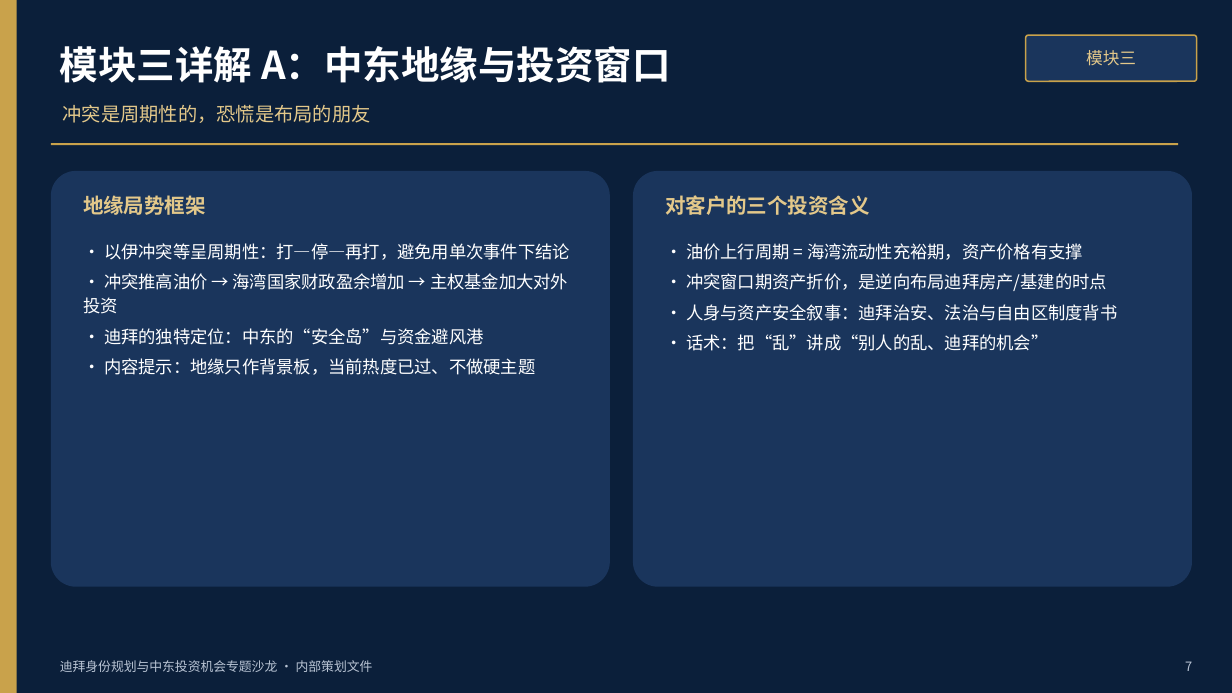
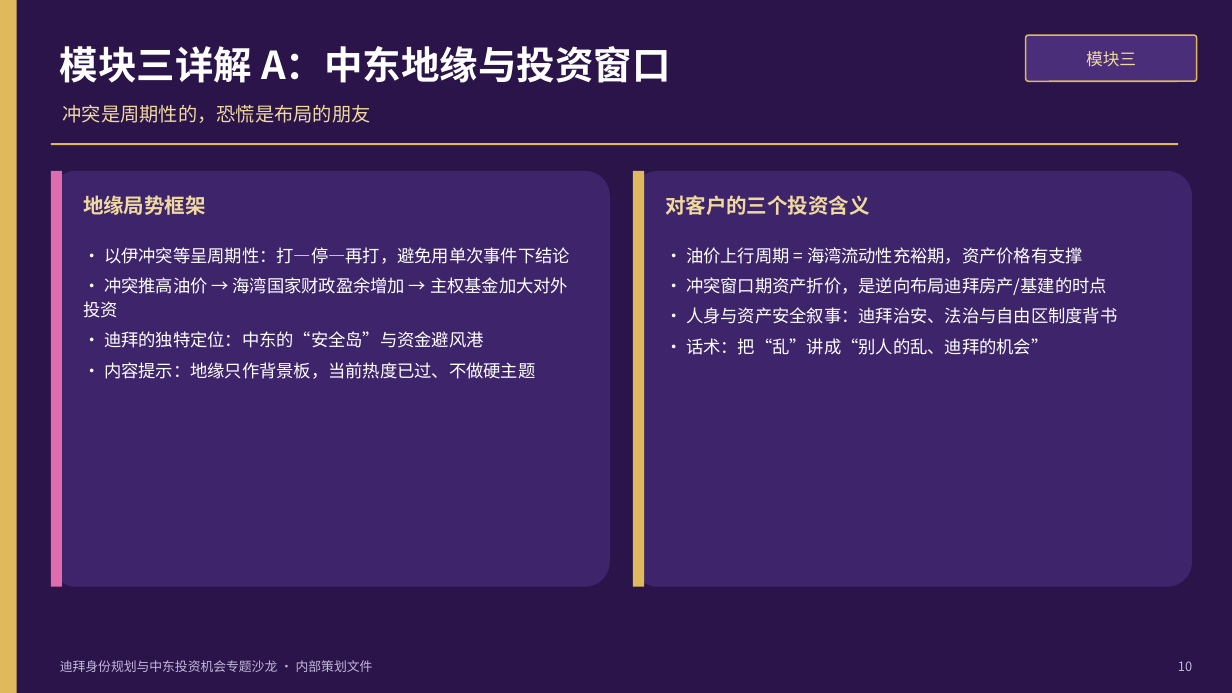
Before and after one commit to hujigang2010-maker/AIDEN, a slide deck: slide 10 of deliverables/迪拜专题沙龙-内容框架与议程.pptx (slide 7 before the commit). Drawn at 1232x693 pixels with LibreOffice and Linux fonts; fonts in the diff are those of the drawing. Boxes give left, top, right and bottom in pixels: in the first picture for what was removed or moved away, otherwise in the second. Text is boxed around its words. In the diff, an @@ line names an element or a change of style, - is before the commit and + after.

```diff
--- a/deliverables/迪拜专题沙龙-内容框架与议程.pptx
+++ b/deliverables/迪拜专题沙龙-内容框架与议程.pptx
@@ background #0B1F3A to #2A144A @@
@@ rectangle at bbox=[0, 0, 17, 693]: fill #C9A24B to #E0B95C @@
@@ rounded rectangle at bbox=[1026, 35, 1197, 81]: fill #1A355C to #4A2E7A; outline #C9A24B 1.2 pt to #E0B95C 1.2 pt @@
@@ text colour #E3C88A to #F0D99E in 4 elements at bbox=[1086, 51, 1136, 67], bbox=[83, 195, 206, 215], bbox=[665, 195, 870, 215], bbox=[63, 105, 371, 123] @@
@@ rectangle at bbox=[51, 143, 1178, 145]: fill #C9A24B to #E0B95C @@
@@ rounded rectangle at bbox=[51, 171, 610, 587]: fill #1A355C to #3E256B @@
@@ rectangle added at bbox=[51, 171, 62, 587], fill #E06CB0 @@
@@ rounded rectangle at bbox=[633, 171, 1192, 587]: fill #1A355C to #3E256B @@
@@ rectangle added at bbox=[633, 171, 644, 587], fill #E0B95C @@
@@ text "• 以伊冲突等呈周期性：打—停—再打，避免用单次事件下结论": place and size @@
-text "• 以伊冲突等呈周期性：打—停—再打，避免用单次事件下结论" at bbox=[83, 243, 570, 375]
+text "• 以伊冲突等呈周期性：打—停—再打，避免用单次事件下结论" at bbox=[83, 247, 570, 379]
@@ text "• 油价上行周期 = 海湾流动性充裕期，资产价格有支撑": place and size @@
-text "• 油价上行周期 = 海湾流动性充裕期，资产价格有支撑" at bbox=[686, 243, 1117, 321]
+text "• 油价上行周期 = 海湾流动性充裕期，资产价格有支撑" at bbox=[686, 247, 1117, 324]
@@ text "迪拜身份规划与中东投资机会专题沙龙 · 内部策划文件" at bbox=[60, 660, 373, 672]: text colour #B9C4D4 to #C3B8DA @@
@@ text at bbox=[1178, 661, 1192, 671]: text changed; text colour #B9C4D4 to #C3B8DA @@
-7
+10
```
Also in this commit, not shown: 12 other slides changed, 4 slides added, 1 slide removed, 4 other files.
